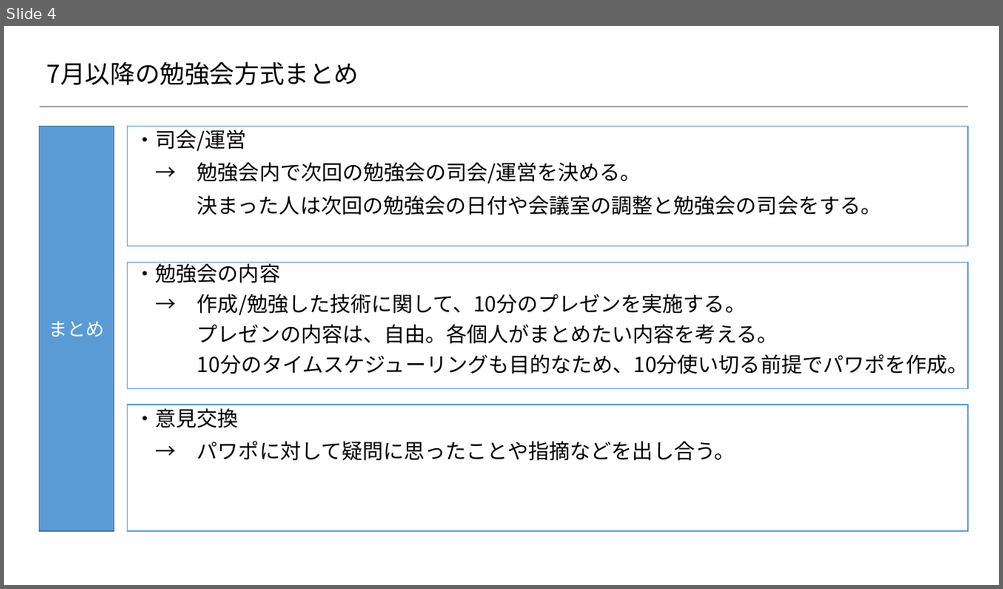
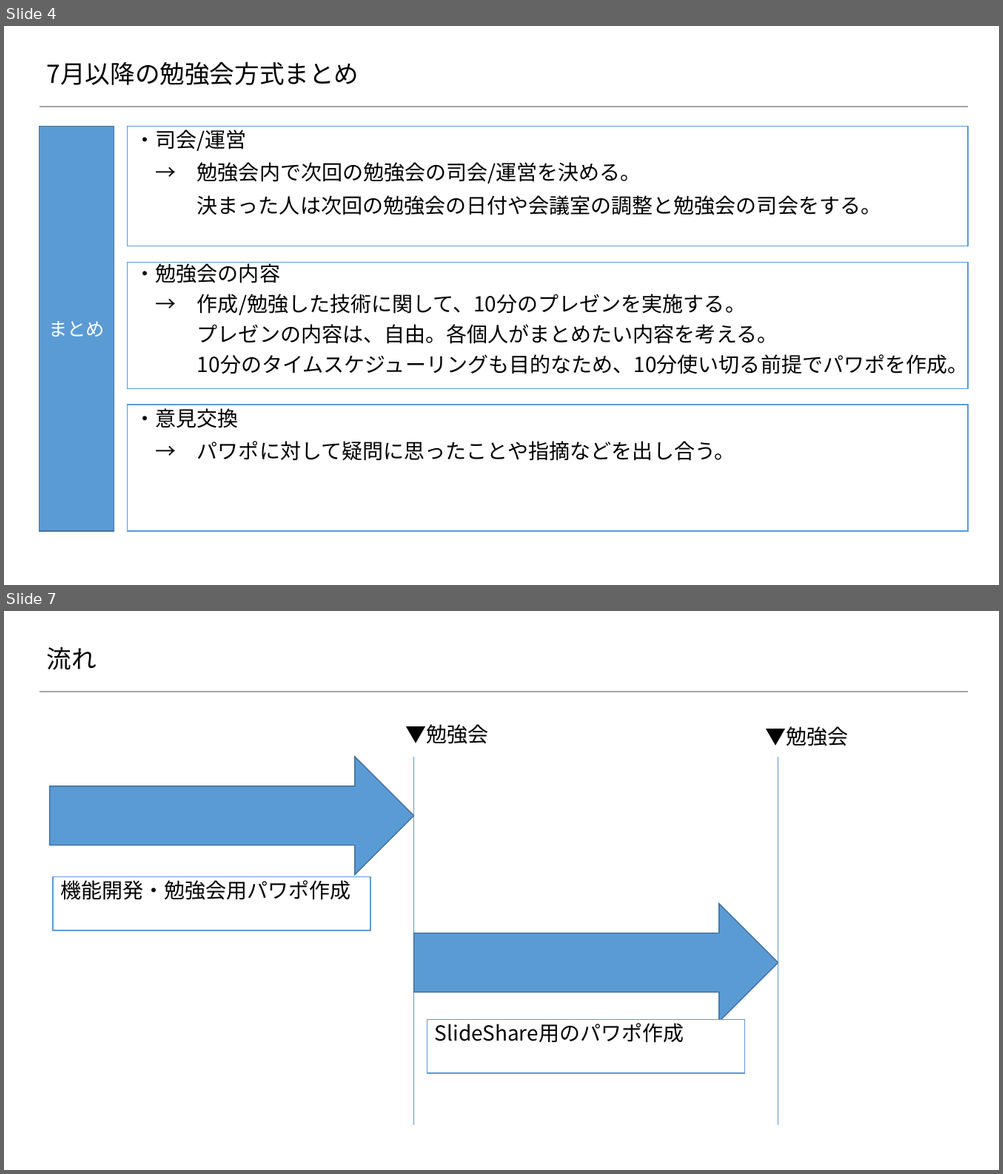
Before and after one commit to konnpeitoon/diary, a slide deck: doc/01_勉強会/01_勉強会資料/20180615_勉強会/02.資料/04.勉強会の時間の使い方.pptx. Shown one above the other, each under a label of ours: slide 4 before the commit, slides 4 and 7 after it; the slides between them are not shown. The pictures are 1003x589 and 1003x1174 pixels, drawn with LibreOffice and Linux fonts; fonts in the diff are those of the drawing; background and template pictures are left out. Boxes give left, top, right and bottom in pixels: in the first picture for what was removed or moved away, otherwise in the second. Text is boxed around its words. In the diff, an @@ line names an element or a change of style, - is before the commit and + after.

```diff
--- a/doc/01_勉強会/01_勉強会資料/20180615_勉強会/02.資料/04.勉強会の時間の使い方.pptx
+++ b/doc/01_勉強会/01_勉強会資料/20180615_勉強会/02.資料/04.勉強会の時間の使い方.pptx
@@ slide 7 added at bbox=[4, 611, 999, 1170], background #FFFFFF; not listed: 1 template element that a slide beside it also shows @@
@@ title added at bbox=[47, 647, 96, 670], 24 pt, text #000000 @@
+流れ
@@ text added at bbox=[406, 724, 489, 744], 20 pt, text #000000 @@
+▼勉強会
@@ text added at bbox=[765, 726, 848, 746], 20 pt, text #000000 @@
+▼勉強会
@@ right arrow added at bbox=[50, 758, 414, 875], fill #5B9BD5, outline #43739E 1 pt @@
@@ line added from (414, 758) to (414, 1126), #5B9BD5 0.5 pt @@
@@ line added from (778, 758) to (778, 1126), #5B9BD5 0.5 pt @@
@@ rectangle added at bbox=[54, 877, 370, 931], fill #FFFFFF, outline #5B9BD5 1 pt, 20 pt, text #000000 @@
+機能開発・勉強会用パワポ作成
@@ right arrow added at bbox=[414, 904, 778, 1022], fill #5B9BD5, outline #43739E 1 pt @@
@@ rectangle added at bbox=[427, 1020, 744, 1073], fill #FFFFFF, outline #5B9BD5 1 pt, 20 pt, text #000000 @@
+SlideShare用のパワポ作成
```
Also in this commit, not shown: 1 slide changed, 1 other slide added.
